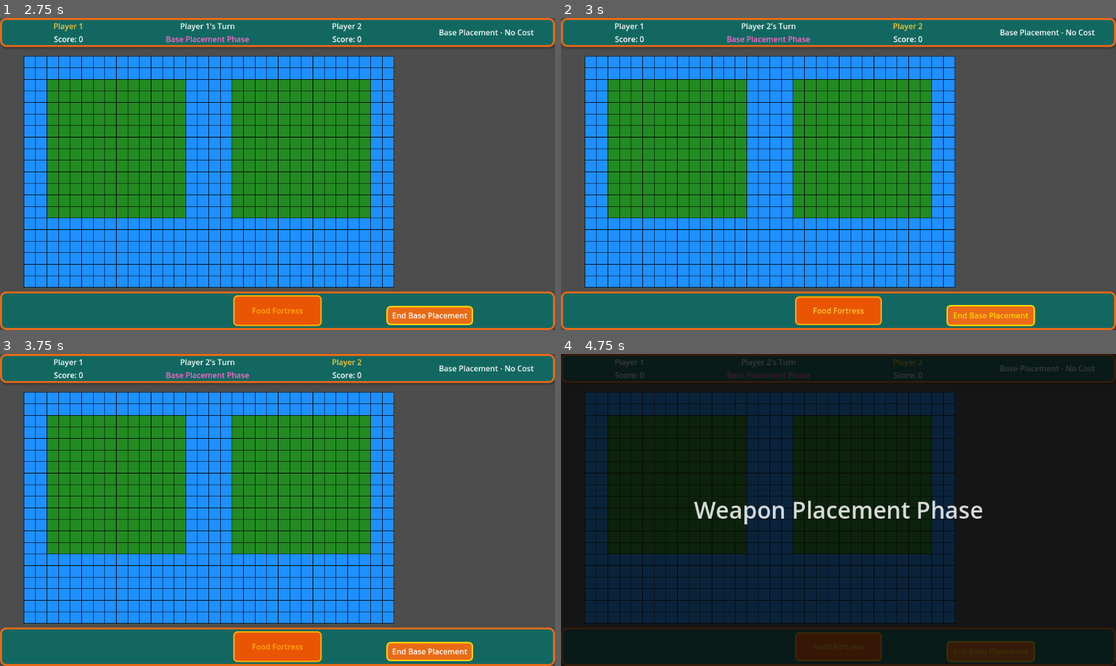
Above: before the commit, frames 1-4 (two rows, left to right).
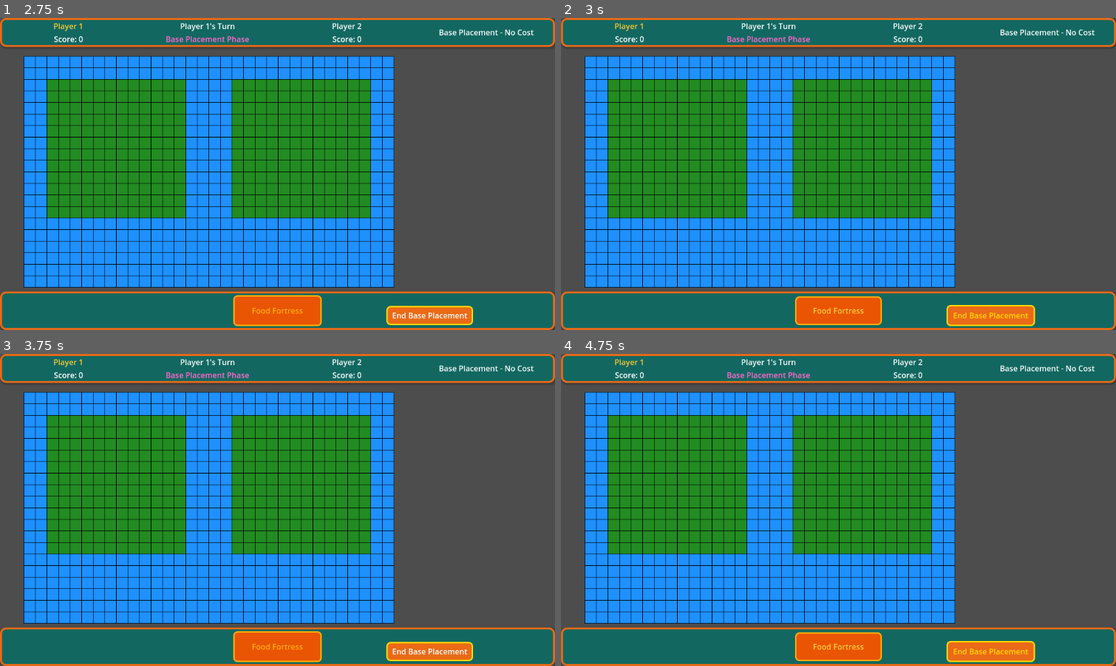
Above: after the commit, the same moments.

Repository: abeuscher/foodfight
Game: Godot game, scene res://scenes/start_screen.tscn
Two runs of this game, one before a commit and one after it. Both use one fixed random seed, a clock stepped at 60 frames per second and the inputs below.
Inputs (mouse positions are in pixels of both pictures, inside the frame that each line leads up to):
- Up to frame 1 (2.75 s): click (277, 170) at 0.52 s; type "Alex" at 0.6 s; click (277, 205) at 0.75 s; type "Alex" at 0.83 s; click "Start Game" at 1.25 s; click "Food Fortress" at 2 s
- Up to frame 2 (3 s): click "End Base Placement" at 2.75 s
- Up to frame 3 (3.75 s): click "Food Fortress" at 3.5 s
- Up to frame 4 (4.75 s): click "End Base Placement" at 4.25 s

Frame 1 is identical in both runs. In frame 2, 0.1% of the frame differs, in the area x 9-66%, y 1-5%; in frame 3, 0.1%; in frame 4, 98%, in the area x 0-100%, y 0-100%.

Commit message:
Working loop with initial damage system

Diff:
--- a/foodfight/scripts/states/game_manager.gd
+++ b/foodfight/scripts/states/game_manager.gd
@@ -27,6 +27,12 @@
 
 func _ready():
 	print("GameManager singleton initialized")
+
+	# Make sure this instance is available as a singleton
+	if not Engine.has_singleton("GameManager"):
+		print("Registering GameManager singleton")
+		Engine.register_singleton("GameManager", self)
+
 	get_tree().root.ready.connect(_on_scene_tree_ready)
 
 func _on_scene_tree_ready():
--- a/foodfight/scripts/states/game_state_machine.gd
+++ b/foodfight/scripts/states/game_state_machine.gd
@@ -123,15 +123,22 @@
 			print("Starting weapon placement phase for " + get_current_player_name())
 			weapon_placement.start_placement_phase(current_player_index)
 
-			# Force refresh of the placement state - safely handle the call for testing
+			# Force refresh of the placement state
 			if Engine.has_singleton("GameManager"):
 				var game_manager = Engine.get_singleton("GameManager")
-				if game_manager and game_manager.placement_state and game_manager.placement_state.has_method("_create_weapon_buttons"):
+				if game_manager and game_manager.placement_state:
 					game_manager.placement_state._create_weapon_buttons()
+					print("Successfully called placement_state._create_weapon_buttons()")
 				else:
-					print("Skipping weapon button creation - not available in test environment")
+					print("GameManager found but placement_state not available")
 			else:
-				print("GameManager singleton not found - skipping weapon button creation")
+				print("GameManager singleton not found - manual refresh required")
+				# Direct refresh if possible
+				if weapon_placement and weapon_placement.get_parent() and weapon_placement.get_parent().has_node("PlacementState"):
+					var placement_state = weapon_placement.get_parent().get_node("PlacementState")
+					if placement_state and placement_state.has_method("_create_weapon_buttons"):
+						placement_state._create_weapon_buttons()
+						print("Used alternative method to refresh weapon buttons")
 
 		GameState.TARGETING:
 			print("Starting targeting phase...")
@@ -199,9 +206,30 @@
 func _on_base_placement_complete(player_id):
 	print("Base placement completed for Player ", player_id + 1)
 
+	# Check if base placement was actually done through placement
+	# or just by clicking the end button
+	var base_placed = false
+	for x in range(game_board.grid_size.x):
+		for y in range(game_board.grid_size.y):
+			var cell = game_board.grid[x][y]
+			if cell.occupied_by and "weapon_data" in cell.occupied_by:
+				var weapon = cell.occupied_by.weapon_data
+				if "type" in weapon and weapon.type == "base" and cell.occupied_by.player_id == player_id:
+					base_placed = true
+					break
+
+	# If player didn't actually place a base, don't proceed
+	if not base_placed:
+		print("Player " + str(player_id + 1) + " didn't place a base yet!")
+		# Restart this player's base placement phase
+		weapon_placement.start_base_placement_phase(player_id)
+		update_ui()
+		return
+
 	# If player 1 (index 0) just finished, switch to player 2
 	if player_id == 0:
 		next_player()
+		print("Switching to Player 2's base placement turn")
 		weapon_placement.start_base_placement_phase(current_player_index)
 		update_ui()
 	# If player 2 (index 1) just finished, move to regular placement phase
@@ -229,8 +257,25 @@
 		weapon_placement.end_placement_phase()
 		_on_placement_phase_complete(current_player_index)
 	elif current_state == GameState.BASE_PLACEMENT:
-		weapon_placement.end_placement_phase()
-		_on_base_placement_complete(current_player_index)
+		# For base placement, first check if they actually placed a base
+		var base_placed = false
+		for x in range(game_board.grid_size.x):
+			for y in range(game_board.grid_size.y):
+				var cell = game_board.grid[x][y]
+				if cell.occupied_by and "weapon_data" in cell.occupied_by:
+					var weapon = cell.occupied_by.weapon_data
+					if "type" in weapon and weapon.type == "base" and cell.occupied_by.player_id == current_player_index:
+						base_placed = true
+						break
+
+		if base_placed:
+			weapon_placement.end_placement_phase()
+			_on_base_placement_complete(current_player_index)
+		else:
+			print("Player " + str(current_player_index + 1) + " must place a base before ending the phase!")
+			# Force restart of base placement UI
+			if ui_manager:
+				ui_manager.create_base_placement_ui(current_player_index)
 
 # Handle completion of targeting phase
 func _on_targeting_completed(player_id, selected_weapons, targets):
--- a/foodfight/scripts/states/game_ui_manager.gd
+++ b/foodfight/scripts/states/game_ui_manager.gd
@@ -142,12 +142,29 @@
 	for child in targeting_buttons_container.get_children():
 		child.queue_free()
 
-	# Get player's weapons
-	var weapons = weapon_manager.get_player_weapons(player_id)
-	print("GameUIManager: Found ", weapons.size(), " weapons for Player ", player_id + 1)
+	# Get player's offensive weapons only (explicitly exclude bases)
+	var weapons = weapon_manager.get_player_weapons(player_id, "offensive")
+	print("GameUIManager: Found ", weapons.size(), " offensive weapons for Player ", player_id + 1)
+
+	# Double-check that no bases are included
+	var filtered_weapons = []
+	for weapon in weapons:
+		var is_base = false
+
+		# Check if this is a base weapon
+		if typeof(weapon.data) == TYPE_DICTIONARY:
+			if "type" in weapon.data and weapon.data.type == "base":
+				is_base = true
+			elif "id" in weapon.data and str(weapon.data.id).to_lower().contains("base"):
+				is_base = true
+			elif "attack_range" in weapon.data and weapon.data.attack_range <= 0:
+				is_base = true
+
+		if !is_base:
+			filtered_weapons.append(weapon)
 
 	# Create a button for each weapon
-	for weapon in weapons:
+	for weapon in filtered_weapons:
 		var button = Button.new()
 		button.text = weapon.data.name
 		button.tooltip_text = "Range: " + str(weapon.data.attack_range) + "\n" + \
--- a/foodfight/scripts/states/placement_state.gd
+++ b/foodfight/scripts/states/placement_state.gd
@@ -19,11 +19,34 @@
 	for child in weapon_buttons_container.get_children():
 		child.queue_free()
 
+	# Determine if we're in base placement phase
+	var is_base_placement = false
+
+	# Try different ways to check the current state
+	if Engine.has_singleton("GameManager"):
+		var game_state_machine = Engine.get_singleton("GameManager").game_state_machine
+		if game_state_machine:
+			is_base_placement = game_state_machine.current_state == game_state_machine.GameState.BASE_PLACEMENT
+			print("PlacementState: Using GameManager to determine state: BASE_PLACEMENT =", is_base_placement)
+	else:
+		# Fallback method: check if weapon_placement knows it's in base placement phase
+		if weapon_placement and "is_base_placement_phase" in weapon_placement:
+			is_base_placement = weapon_placement.is_base_placement_phase
+			print("PlacementState: Using fallback method to determine state: BASE_PLACEMENT =", is_base_placement)
+
 	# Get the appropriate weapons for placement
 	var weapons_to_show = []
 
-	# For safety, always filter out base weapons
-	weapons_to_show = _get_non_base_weapons()
+	if is_base_placement:
+		print("PlacementState: In BASE_PLACEMENT phase - showing only base")
+		# Only show base weapon during base placement phase
+		var base_weapon = weapon_types.get_base_weapon()
+		if base_weapon:
+			weapons_to_show.append(base_weapon)
+	else:
+		print("PlacementState: In WEAPON_PLACEMENT phase - excluding bases")
+		# Only show non-base weapons during regular weapon placement
+		weapons_to_show = _get_non_base_weapons()
 
 	# Create a button for each weapon type
 	for weapon in weapons_to_show:
@@ -38,8 +61,18 @@
 func _get_non_base_weapons():
 	var non_base_weapons = []
 	for weapon in weapon_types.get_all_weapons():
-		if "type" in weapon and weapon.type != "base":
+		var is_base = false
+
+		# More thoroughly check if it's a base
+		if "type" in weapon and weapon.type == "base":
+			is_base = true
+		elif "id" in weapon and str(weapon.id).to_lower().contains("base"):
+			is_base = true
+
+		if !is_base:
 			non_base_weapons.append(weapon)
+
+	print("PlacementState: Found", non_base_weapons.size(), "non-base weapons")
 	return non_base_weapons
 
 # Handle weapon selection button press
--- a/foodfight/scripts/states/weapon_manager.gd
+++ b/foodfight/scripts/states/weapon_manager.gd
@@ -71,8 +71,48 @@
 			weapon.current_cooldown = 0
 
 # Get weapons for a specific player
-func get_player_weapons(player_id):
-	return player_weapons[player_id]
+func get_player_weapons(player_id, filter_type=null):
+	if filter_type == null:
+		return player_weapons[player_id]
+
+	var filtered_weapons = []
+	for weapon in player_weapons[player_id]:
+		# Determine the weapon type
+		var weapon_type = ""
+		var is_base = false
+
+		# Check different ways to identify weapon type
+		if weapon.data is Object:
+			if "type" in weapon.data:
+				weapon_type = weapon.data.type
+			elif weapon.data.has_method("get_type"):
+				weapon_type = weapon.data.get_type()
+
+			# Additional check for base
+			if weapon_type == "":
+				if "id" in weapon.data:
+					is_base = str(weapon.data.id).to_lower().contains("base")
+		elif typeof(weapon.data) == TYPE_DICTIONARY:
+			if "type" in weapon.data:
+				weapon_type = weapon.data.type
+			elif "id" in weapon.data:
+				is_base = str(weapon.data.id).to_lower().contains("base")
+
+		# If it's a base, override the type
+		if is_base:
+			weapon_type = "base"
+
+		# Add weapon if it matches the filter
+		if filter_type == "offensive":
+			if weapon_type == "offensive" or (weapon_type != "base" and weapon.data.attack_range > 0):
+				filtered_weapons.append(weapon)
+		elif filter_type == "!base":
+			if weapon_type != "base":
+				filtered_weapons.append(weapon)
+		elif filter_type == weapon_type:
+			filtered_weapons.append(weapon)
+
+	return filtered_weapons
 
 # Get all weapons
 func get_all_weapons():
Not shown, added: foodfight/tests/mock_game_manager.gd.uid
Not shown, added: foodfight/tests/run_tests.gd.uid
Not shown, added: foodfight/tests/test_game_state_machine.gd.uid
Not shown, added: foodfight/tests/test_result_viewer.gd.uid
Not shown, added: foodfight/tests/test_suite.gd.uid
